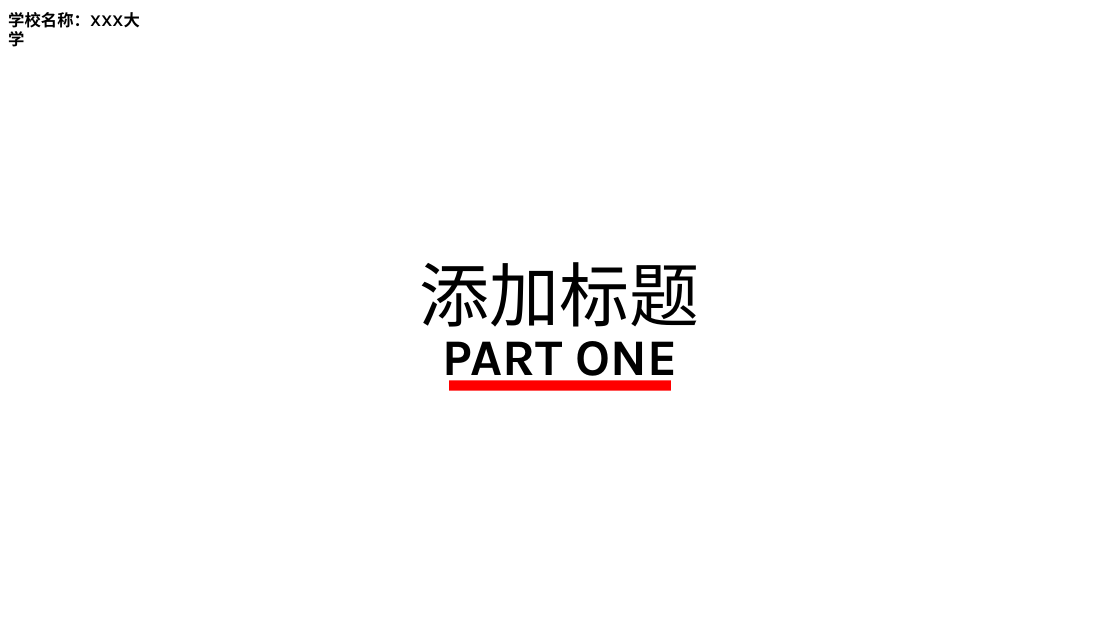
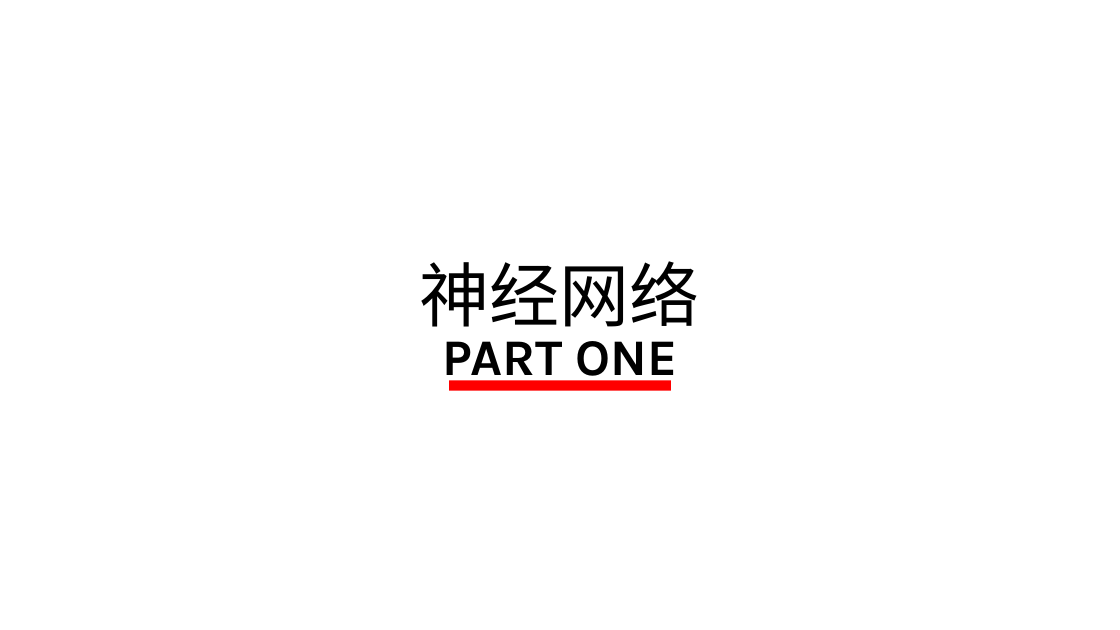
Before and after one commit to kaixinbaba/rlshare, a slide deck: slide 3 of 机器学习分享-神经网络.pptx. Drawn at 1120x630 pixels with LibreOffice and Linux fonts; fonts in the diff are those of the drawing; background and template pictures are left out. Boxes give left, top, right and bottom in pixels: in the first picture for what was removed or moved away, otherwise in the second. Text is boxed around its words. In the diff, an @@ line names an element or a change of style, - is before the commit and + after.

```diff
--- a/机器学习分享-神经网络.pptx
+++ b/机器学习分享-神经网络.pptx
@@ text removed at [8, 12, 140, 28] @@
-学校名称：XXX大学
@@ text at [420, 261, 700, 327]: text changed @@
-添加标题
+神经网络
```
Also in this commit, not shown: 1 other slide changed, 9 slides added, 4 slides removed.
